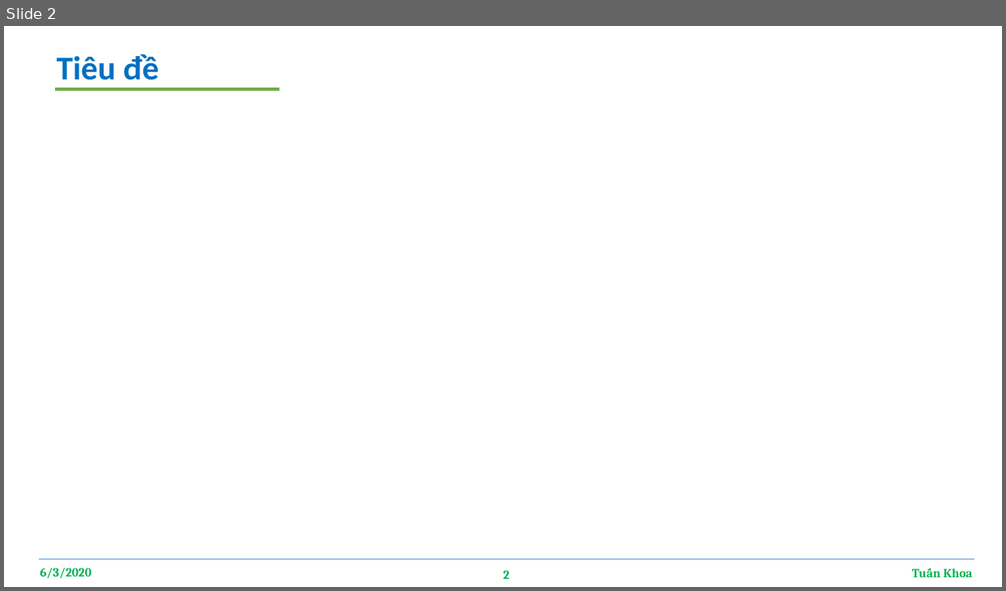
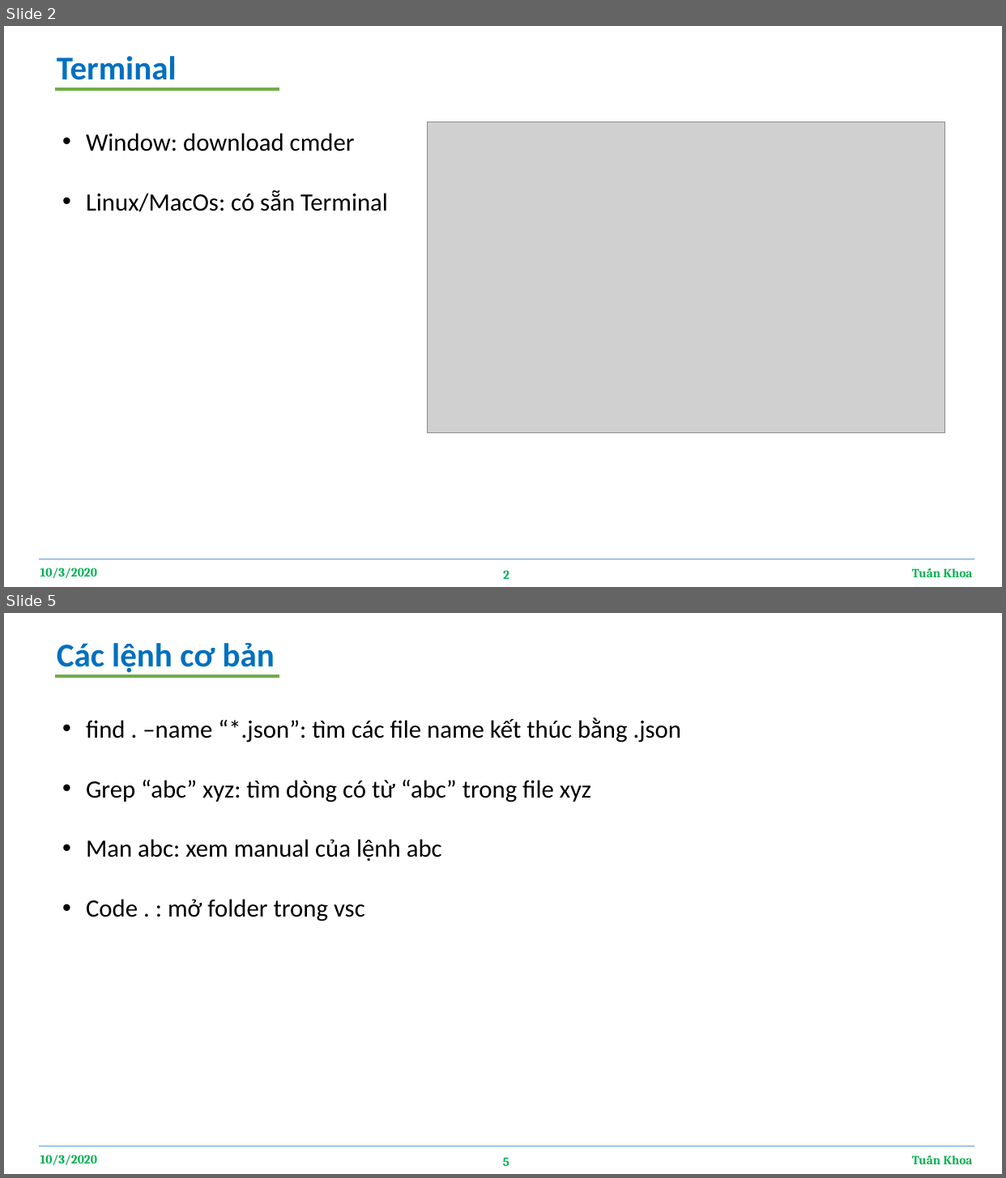
Before and after one commit to tuankhoa/2_commandLine, a slide deck: commandLine.pptx. Shown one above the other, each under a label of ours: slide 2 before the commit, slides 2 and 5 after it; the slides between them are not shown. The pictures are 1006x591 and 1006x1178 pixels, drawn with LibreOffice and Linux fonts; fonts in the diff are those of the drawing; grey boxes stand for pictures. Boxes give left, top, right and bottom in pixels: in the first picture for what was removed or moved away, otherwise in the second. Text is boxed around its words. In the diff, an @@ line names an element or a change of style, - is before the commit and + after.

Commit message:
create some file to test command line and update file ppt

```diff
--- a/commandLine.pptx
+++ b/commandLine.pptx
@@ slide 5 added at (x1=4, y1=613, x2=1002, y2=1174), background #FFFFFF @@
@@ text added at (x1=57, y1=643, x2=275, y2=673), 32 pt, text #0070C0, bold @@
+Các lệnh cơ bản
@@ line added from (55, 676) to (279, 676), #70AD47 3 pt @@
@@ text added at (x1=86, y1=717, x2=682, y2=922), 24 pt, text #000000 @@
+• find . –name “*.json”: tìm các file name kết thúc bằng .json
+• Grep “abc” xyz: tìm dòng có từ “abc” trong file xyz
+• Man abc: xem manual của lệnh abc
+• Code . : mở folder trong vsc
@@ line added from (39, 1147) to (974, 1147), #5B9BD5 0.5 pt @@
@@ text added at (x1=40, y1=1155, x2=97, y2=1165), 12 pt, text #00B050, bold @@
+10/3/2020
@@ page number added at (x1=503, y1=1157, x2=509, y2=1166), 12 pt, text #00B050, bold @@
+5
@@ text added at (x1=944, y1=1156, x2=973, y2=1165), 12 pt, text #00B050, bold @@
+Tuấn Khoa
@@ slide 2 changed as well @@
@@ text at (x1=57, y1=56, x2=177, y2=80): text changed @@
-Tiêu đề
+Terminal
@@ picture added at (x1=427, y1=122, x2=945, y2=433) @@
@@ text added at (x1=86, y1=133, x2=388, y2=212), 24 pt, text #000000 @@
+• Window: download cmder
+• Linux/MacOs: có sẵn Terminal
@@ text at (x1=40, y1=568, x2=97, y2=578): text changed @@
-6/3/2020
+10/3/2020
```
Also in this commit, not shown: 1 other slide changed, 3 other slides added, 3 other files.
